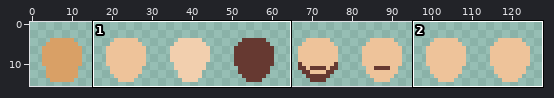
One commit to this sprite sheet: assets/heads.png. Above, an overview of the earlier version with the close-up marked.
Close-up. The starting point:
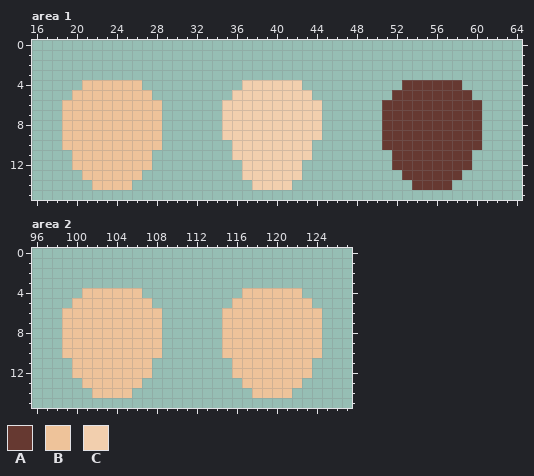
The file is 128x16 pixels. Shown: area 1: x 16..64, y 0..15; area 2: x 96..127, y 0..15.
Palette (. is transparent): A #663931  B #eec39a  C #f2cfae
Pixels before, area 1, first column x 19:
 4 ..BBBBBB..........CCCCCC..........AAAAAA..
 5 .BBBBBBBB........CCCCCCCC........AAAAAAAA.
 6 BBBBBBBBBB......CCCCCCCCCC......AAAAAAAAAA
 7 BBBBBBBBBB......CCCCCCCCCC......AAAAAAAAAA
 8 BBBBBBBBBB......CCCCCCCCCC......AAAAAAAAAA
 9 BBBBBBBBBB......CCCCCCCCCC......AAAAAAAAAA
10 BBBBBBBBBB.......CCCCCCCC.......AAAAAAAAAA
11 .BBBBBBBB........CCCCCCCC........AAAAAAAA.
12 .BBBBBBBB.........CCCCCC.........AAAAAAAA.
13 ..BBBBBB..........CCCCCC..........AAAAAA..
14 ...BBBB............CCCC............AAAA...
Pixels before, area 2, first column x 99:
 4 ..BBBBBB..........BBBBBB..
 5 .BBBBBBBB........BBBBBBBB.
 6 BBBBBBBBBB......BBBBBBBBBB
 7 BBBBBBBBBB......BBBBBBBBBB
 8 BBBBBBBBBB......BBBBBBBBBB
 9 BBBBBBBBBB......BBBBBBBBBB
10 BBBBBBBBBB......BBBBBBBBBB
11 .BBBBBBBB........BBBBBBBB.
12 .BBBBBBBB........BBBBBBBB.
13 ..BBBBBB..........BBBBBB..
14 ...BBBB............BBBB...
New version:
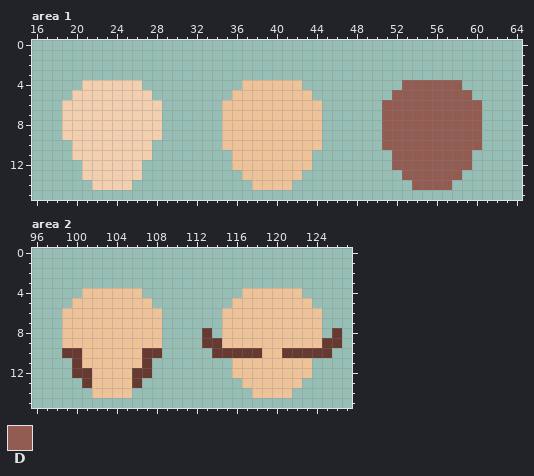
Colours new in this view: D #925c52
Diff:
Area 1:
The edit adds colour B in row 10 at x 35 and 44; in row 12 at x 36 and 43.
Colour C gives way to colour B in row 4 at x 37 to 42; in row 5 at x 36 to 43; in rows 6 to 9 at x 35 to 44; in rows 10 to 11 at x 36 to 43; in rows 12 to 13 at x 37 to 42; in row 14 at x 38 to 41.
Colour B gives way to colour C in row 4 at x 21 to 26; in row 5 at x 20 to 27; in rows 6 to 9 at x 19 to 28; in rows 10 to 11 at x 20 to 27; in rows 12 to 13 at x 21 to 26; in row 14 at x 22 to 25.
Colour A gives way to colour D in row 4 at x 53 to 58; in row 5 at x 52 to 59; in rows 6 to 10 at x 51 to 60; in rows 11 to 12 at x 52 to 59; in row 13 at x 53 to 58; in row 14 at x 54 to 57.
Colour B is removed in row 10 at x 19 and 28; in row 12 at x 20 and 27.
Area 2:
The edit adds colour A in row 8 at x 113 and 126; in row 9 at x 113 to 114 and 125 to 126; in row 10 at x 114 and 125.
Colour B gives way to colour A in row 10 at x 99 to 100, 107 to 108, 115 to 118 and 121 to 124; in row 11 at x 100 and 107; in row 12 at x 100 to 101 and 106 to 107; in row 13 at x 101 and 106.
Pixel boxes of the changes (left, top, right, bottom) in both close-ups:
changed: (62, 80, 162, 190)
changed: (222, 80, 322, 190)
changed: (382, 80, 482, 190)
changed: (132, 328, 342, 388)
changed: (62, 348, 92, 388)
